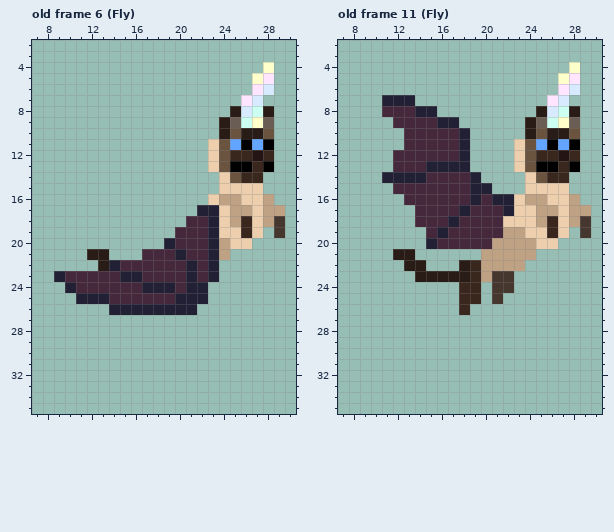
Pixel-art file -- assets/images/scratch/kittenbaticorn.aseprite. The picture above is the old version.
34x36 pixels, 12 frames. Shown: old frame 6 (Fly): x 7..30, y 2..35; old frame 11 (Fly): x 7..30, y 2..35. The commit also changed other frames, which this record leaves out.
New version:
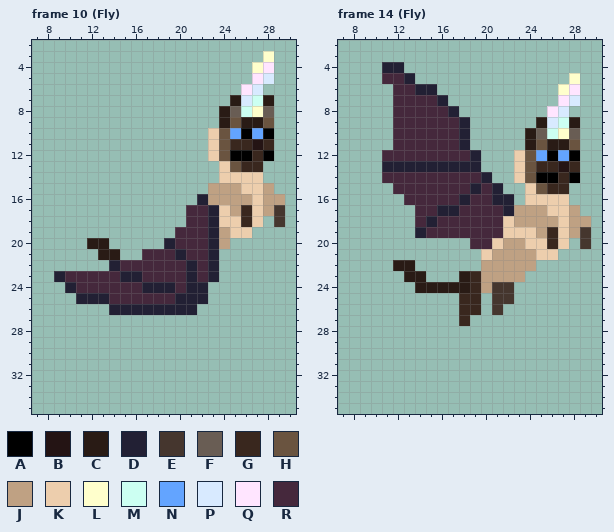
Palette (. is transparent): A #000000  B #241414  C #291b15  D #222034  E #45362e  F #695d54  G #39271e  H #6a5440  J #bfa183  K #edcead  L #ffffcc  M #ccfff2  N #63a4ff  P #d8eaff  Q #ffe5ff  R #45283c
A new or re-ordered frame is compared with the old frame closest to it.
Diff:
frames 12 -> 14
frames re-ordered
Changed rows in their new state; - is an unchanged pixel.
Frame 10 (Fly) against old frame 6 (Fly), layers "Wings", "Horn", "Body":
first column x 12:
 3 ----------------L-
 4 ---------------LQ-
 5 ---------------QP-
 6 --------------QP.-
 7 -------------CPMC-
 8 ------------CFMLF-
 9 -------------HCCH-
10 -----------KHNANA-
11 -------------GGBG-
12 -------------AAGA-
13 -----------.KHG-.-
14 -------------KKK--
15 -----------JJJ--J-
16 ----------DJ--J--J
17 ---------RR---G--E
18 -------------K--.-
19 ------------J-K.-.
20 CC-----------..---
21 .-C---------.-----
22 -.----------------
Frame 14 (Fly) against old frame 11 (Fly), layers "Wings", "Horn", "Body":
first column x 11:
 4 DD---------------.-
 5 RRD-------------.L-
 6 -RRDD-----------LQ-
 7 .RRRRD---------.QP-
 8 .--RRRD-------.QP.-
 9 -----RRD-----.CPMC-
10 -R------------FMLF-
11 -R----------.CHCCH-
12 R------RD-----NANA-
13 DDDD----D-----GGBG-
14 RRRR----RD--KHAA-A-
15 ---------RD---HGG--
16 -------DR---.KK--.-
17 -----DDR----JJ-K--.
18 ----D-R-----JJ-J--J
19 ---D-R-----KK-J--J-
20 ----....--K--K-GK-E
21 -..------K----KK---
22 -C-.---..----J-----
23 --C-...---JJJ------
24 ---CCCCC-J---------
25 -----------E-------
26 --------G-E--------
27 -------G-----------
